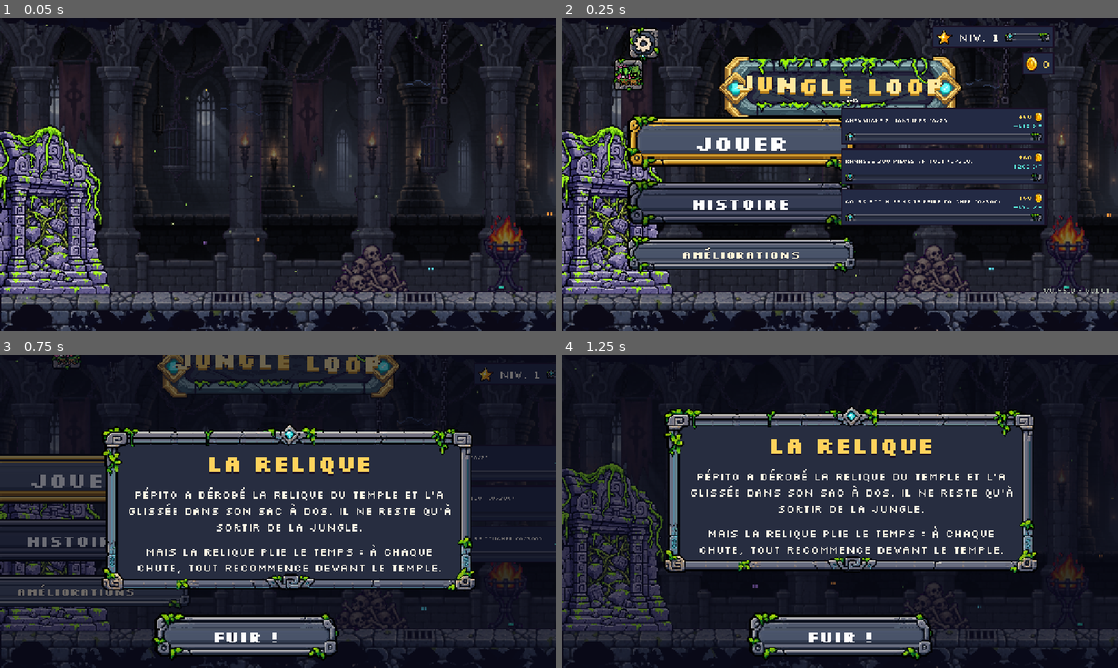
Above: before the commit, frames 1-4 (two rows, left to right).
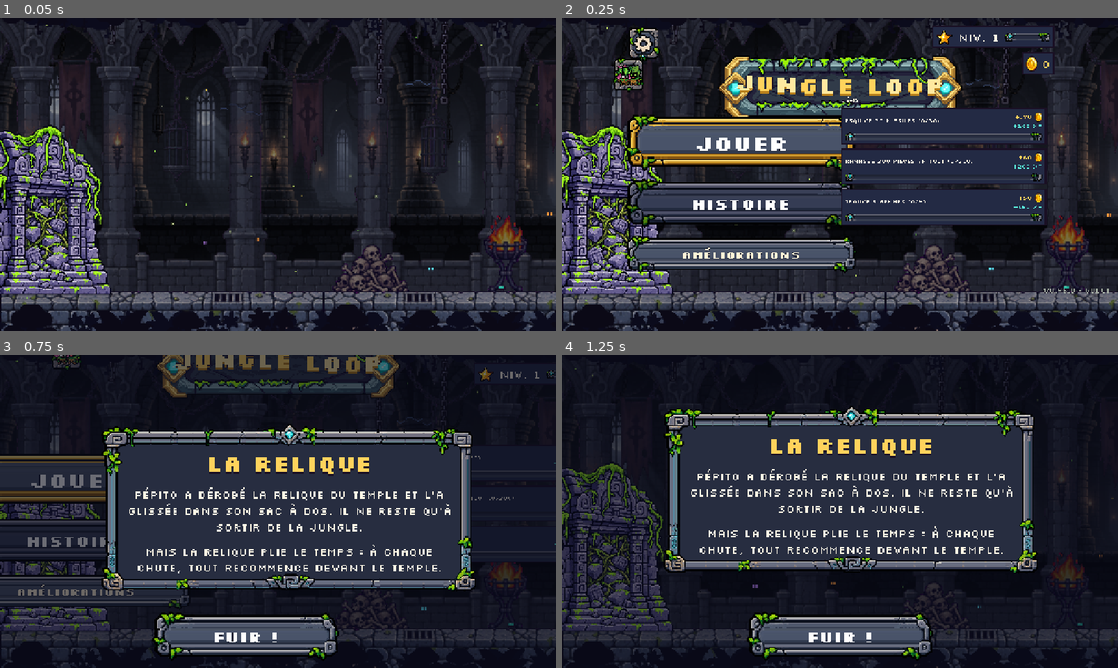
Above: after the commit, the same moments.

Repository: burnout293/Jungle-Loop
Game: Godot game, scene res://scenes/main.tscn
The game is run twice, just before and just after one commit, with the same random seed, the same clock (stepped at 60 frames per second) and the same inputs.
Inputs:
- Up to frame 1 (0.05 s): no input
- Up to frame 2 (0.25 s): no input
- Up to frame 3 (0.75 s): click "Jouer" at 0.5 s
- Up to frame 4 (1.25 s): no input

Frame 1 is identical in both runs. In frame 2, 0.2% of the frame differs, in the area x 51-91%, y 31-88%; in frame 3, less than 0.1%; in frame 4, nothing differs.

Commit message:
0.46.0 : ses prix, défis par monture et de missiles avec paliers, modèle d'économie
Co-Authored-By: Claude Opus 5.5 <noreply@anthropic.com>

Diff:
--- a/scripts/game.gd
+++ b/scripts/game.gd
@@ -343,6 +343,7 @@
 	var ghost := false
 	var gone := false
 	var passed := false
+	var dodged := false         # a missile gone past him untouched (counted once, for the objectives)
 	var ride := false
 	var biome := 0
 	var ph := 0.0
@@ -3187,6 +3188,10 @@
 				if o.state == "go":
 					o.x -= DART_SPEED * d
 					o.y = floor_at(run, o.x + o.w / 2) - o.alt - DART_H / 2
+					if not o.gone and not o.dodged and o.x + o.w < px - HERO_HALF - 10:
+						o.dodged = true              # gone past him: one missile dodged (not the ghosts)
+						if not o.ghost:
+							run.events.append("missile")
 			if o.kind == "acid":
 				o.x += o.vx * d
 				if o.lob:                            # a blob in the air: where it lands, a puddle of acid stays
--- a/scripts/main.gd
+++ b/scripts/main.gd
@@ -3,7 +3,7 @@
 ## The screen is 1280 x 720 units, shown in 16:9 with bars around it (project settings); one art
 ## pixel is U units, and the interface is measured in art pixels like the web version's (--ui).
 
-const VERSION := "0.45.0"
+const VERSION := "0.46.0"
 const U := 2.25
 const W := 1280.0
 const H := 720.0
@@ -3767,7 +3767,9 @@
 	var t0 = Time.get_ticks_usec()
 	Game.update(run, h, input)
 	perf["game"] += Time.get_ticks_usec() - t0
-	var stats = {"dist": run.dist - last_dist, "coins": 0, "gems": 0, "jumps": 0, "plats": 0, "breaks": 0, "shrooms": 0, "monkeys": 0, "mounts": 0, "dodges": 0, "hurt": false}
+	var stats = {"dist": run.dist - last_dist, "coins": 0, "gems": 0, "jumps": 0, "plats": 0, "breaks": 0, "shrooms": 0, "monkeys": 0, "mounts": 0, "dodges": 0, "missiles": 0, "hurt": false}
+	if run.mount != null:                           # the metres run on a mount, for its own objectives
+		stats[run.mount.kind + "Dist"] = run.dist - last_dist
 	last_dist = run.dist
 	for ev in run.events:
 		Audio.sfx(ev)
@@ -3781,6 +3783,7 @@
 			"monkey": stats["monkeys"] += 1
 			"mount": stats["mounts"] += 1
 			"dodge": stats["dodges"] += 1
+			"missile": stats["missiles"] += 1
 			"boom": Audio.music("run")
 			"boss": banner("Vorace !")           # (text on screen only for the bosses)
 			"timber": banner("Ça tombe !")
--- a/scripts/progress.gd
+++ b/scripts/progress.gd
@@ -9,9 +9,10 @@
 # over these defaults; a missing or wrong line keeps the default.
 
 static var cfg := {"mpp": 20.0, "per_level": 1000.0, "level_coins": 20}
-static var quest_cfg := {}                   # kind -> {"goal", "reward", "xp"}
+static var quest_cfg := {}                   # kind -> [{"goal", "reward", "xp"}, ...]: its steps, in order
 
 static func load_config(text: String) -> void:
+	quest_cfg.clear()
 	var section = ""
 	for raw in text.split("\n"):
 		var line: String = raw.split("#")[0].strip_edges()
@@ -41,9 +42,11 @@
 				var costs = Array(cols[2].split("/")).map(func(c): return int(c.strip_edges())).filter(func(c): return c > 0)
 				if costs.size() > 0:
 					u["costs"] = costs
-			"defis", "défis":
+			"defis", "défis":                    # the same kind on several lines: its steps, one after the other
 				if KINDS.has(cols[0]) and cols.size() >= 4 and cols[1].is_valid_float():
-					quest_cfg[cols[0]] = {"goal": maxi(1, int(cols[1])), "reward": maxi(0, int(cols[2])), "xp": maxi(0, int(cols[3]))}
+					if not quest_cfg.has(cols[0]):
+						quest_cfg[cols[0]] = []
+					quest_cfg[cols[0]].append({"goal": maxi(1, int(cols[1])), "reward": maxi(0, int(cols[2])), "xp": maxi(0, int(cols[3]))})
 
 # ---------- level: a point of experience every cfg.mpp metres, plus what the objectives pay ----------
 
@@ -85,7 +88,21 @@
 	"breaks": {"stat": "breaks", "base": 4, "step": 3, "needs": ["breaker", "dash", "boots", "tnt"], "text": "Casse %d obstacles"},
 	"mounts": {"stat": "mounts", "base": 1, "step": 1, "text": "Chevauche %d montures", "one": "Chevauche une monture"},
 	"dodges": {"stat": "dodges", "base": 2, "step": 1, "text": "Esquive %d nuées"},
+	# from 0.46: the metres on each mount (once one has been met: a record past the first one), the missiles
+	"gorilla": {"stat": "gorillaDist", "base": 500, "step": 500, "seen": 700, "text": "Parcours %d m avec le Gorille"},
+	"rhino": {"stat": "rhinoDist", "base": 500, "step": 500, "seen": 700, "text": "Parcours %d m avec le Rhino"},
+	"dragonfly": {"stat": "dragonflyDist", "base": 500, "step": 500, "seen": 700, "text": "Parcours %d m avec la Libellule"},
+	"darts1": {"stat": "missiles", "single": true, "base": 3, "step": 1, "text": "Esquive %d missiles en une seule course"},
+	"dartsT": {"stat": "missiles", "base": 20, "step": 10, "text": "Esquive %d missiles"},
 }
+
+## The step of a kind offered now: the first, then the next one each time it is completed; past the last,
+## the last again.
+static func quest_step(save: Dictionary, k: String) -> Dictionary:
+	var steps: Array = quest_cfg.get(k, [])
+	if steps.is_empty():
+		return {}
+	return steps[mini(int(save["questSteps"].get(k, 0)), steps.size() - 1)]
 
 const MAX_ACTIVE := 3
 const MAX_TIER := 12
@@ -109,6 +126,8 @@
 					taken = true
 			if taken or k == save["lastQuest"]:
 				continue
+			if KINDS[k].has("seen") and maxi(int(save["best"]), int(save["bestEndless"])) < KINDS[k]["seen"]:
+				continue                             # a mount never met yet: not its objectives
 			if KINDS[k].has("needs"):
 				var ok = false
 				for id in KINDS[k]["needs"]:
@@ -118,7 +137,9 @@
 					continue
 			free.append(k)
 		var chosen: String = free[randi() % free.size()]
-		var qc: Dictionary = quest_cfg.get(chosen, {"goal": KINDS[chosen]["base"] + KINDS[chosen]["step"] * tier, "reward": 30 + 15 * tier, "xp": 40 + 20 * tier})
+		var qc: Dictionary = quest_step(save, chosen)
+		if qc.is_empty():
+			qc = {"goal": KINDS[chosen]["base"] + KINDS[chosen]["step"] * tier, "reward": 30 + 15 * tier, "xp": 40 + 20 * tier}
 		save["quests"].append({"k": chosen, "goal": qc["goal"], "p": 0, "reward": qc["reward"], "xp": qc["xp"]})
 
 static func start_run(save: Dictionary) -> void:
@@ -142,6 +163,7 @@
 		save["quests"].erase(q)
 		save["coins"] += q["reward"]
 		save["questsDone"] += 1
+		save["questSteps"][q["k"]] = int(save["questSteps"].get(q["k"], 0)) + 1
 		save["lastQuest"] = q["k"]
 	if done.size() > 0:
 		fill(save)
--- a/scripts/save.gd
+++ b/scripts/save.gd
@@ -73,7 +73,7 @@
 	# best: the record of the Histoire mode; bestEndless: the Run illimitée's
 	return {"v": 1, "coins": 0, "best": 0, "bestEndless": 0, "mode": "story", "loops": 0, "upgrades": {}, "musicVol": 7, "sfxVol": 7, "pixelFont": true,
 		"dangerRim": false, "alertShift": false, "showFps": false, "quality": "", "full": true, "seenIntro": false,
-		"equipped": [], "powersOff": [], "xp": 0.0, "quests": [], "questsDone": 0, "lastQuest": "", "online": {}, "mountsOff": [], "xpv": 2}
+		"equipped": [], "powersOff": [], "xp": 0.0, "quests": [], "questsDone": 0, "questSteps": {}, "lastQuest": "", "online": {}, "mountsOff": [], "xpv": 2}
 
 static func _int(x) -> int:
 	if (x is int or x is float) and x > 0 and is_finite(float(x)):
@@ -134,6 +134,10 @@
 	var xp = raw.get("xp")
 	s["xp"] = float(xp) if (xp is int or xp is float) and xp > 0 else 0.0
 	s["questsDone"] = _int(raw.get("questsDone"))
+	if raw.get("questSteps") is Dictionary:          # how many times each kind of objective was completed
+		for k in raw["questSteps"]:
+			if Progress.KINDS.has(k) and _int(raw["questSteps"][k]) > 0:
+				s["questSteps"][k] = _int(raw["questSteps"][k])
 	if raw.get("lastQuest") is String and Progress.KINDS.has(raw["lastQuest"]):
 		s["lastQuest"] = raw["lastQuest"]
 	if raw.get("quests") is Array:
@@ -155,8 +159,8 @@
 		s["xp"] = s["xp"] / 20.0
 		for q in s["quests"]:
 			if Progress.quest_cfg.has(q["k"]):
-				q["reward"] = Progress.quest_cfg[q["k"]]["reward"]
-				q["xp"] = Progress.quest_cfg[q["k"]]["xp"]
+				q["reward"] = Progress.quest_cfg[q["k"]][0]["reward"]
+				q["xp"] = Progress.quest_cfg[q["k"]][0]["xp"]
 	s["xpv"] = 2
 	Progress.fill(s)
 	return s
Not shown, changed: reglages/progression.txt
